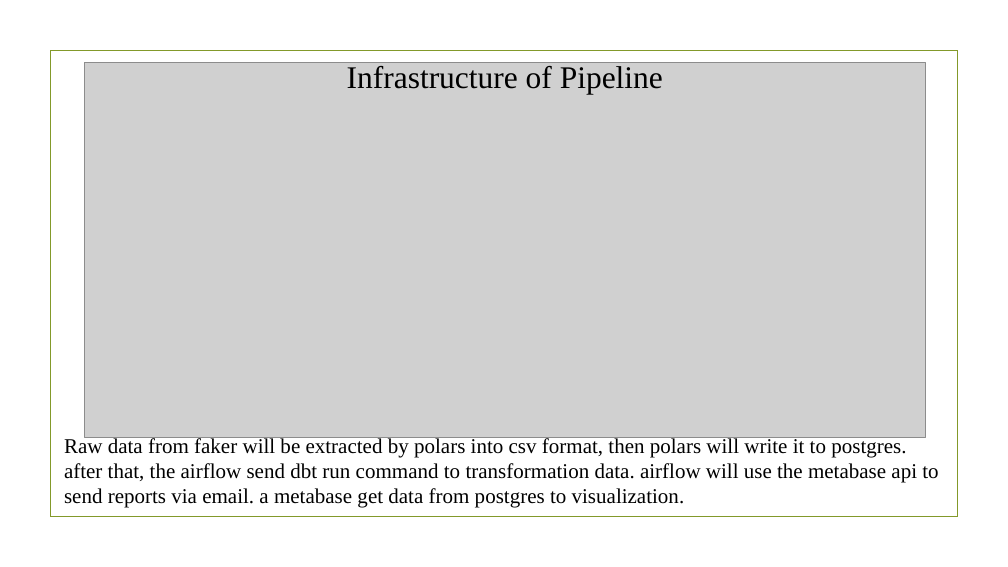
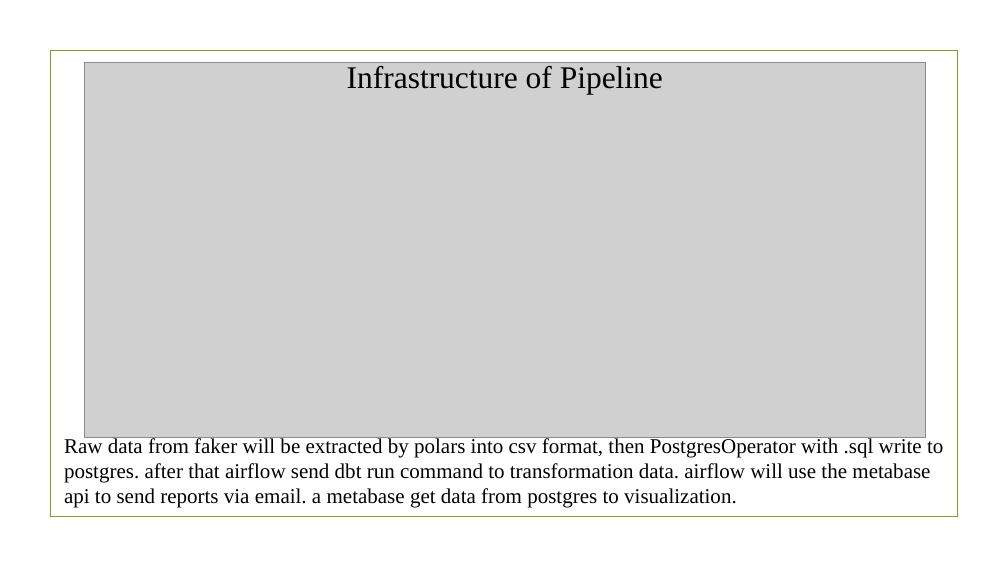
Before and after one commit to MuhammadMuhidin/DataCraft-ELT-Kimball-Modeling-with-Visual-Metabase, a slide deck: slide 2 of DataCraft ELT Kimball Modeling with Visual Metabase.pptx. Drawn at 1008x567 pixels with LibreOffice and Linux fonts; fonts in the diff are those of the drawing; grey boxes stand for pictures; background and template pictures are left out. Boxes give left, top, right and bottom in pixels: in the first picture for what was removed or moved away, otherwise in the second. Text is boxed around its words. In the diff, an @@ line names an element or a change of style, - is before the commit and + after.

Commit message:
update text in pptx

```diff
--- a/DataCraft ELT Kimball Modeling with Visual Metabase.pptx
+++ b/DataCraft ELT Kimball Modeling with Visual Metabase.pptx
@@ text at box(64, 436, 943, 508): text changed @@
-Raw data from faker will be extracted by polars into csv format, then polars will write it to postgres. after that, the airflow send dbt run command to transformation data. airflow will use the metabase api to send reports via email. a metabase get data from postgres to visualization.
+Raw data from faker will be extracted by polars into csv format, then PostgresOperator with .sql write to postgres. after that airflow send dbt run command to transformation data. airflow will use the metabase api to send reports via email. a metabase get data from postgres to visualization.
```
